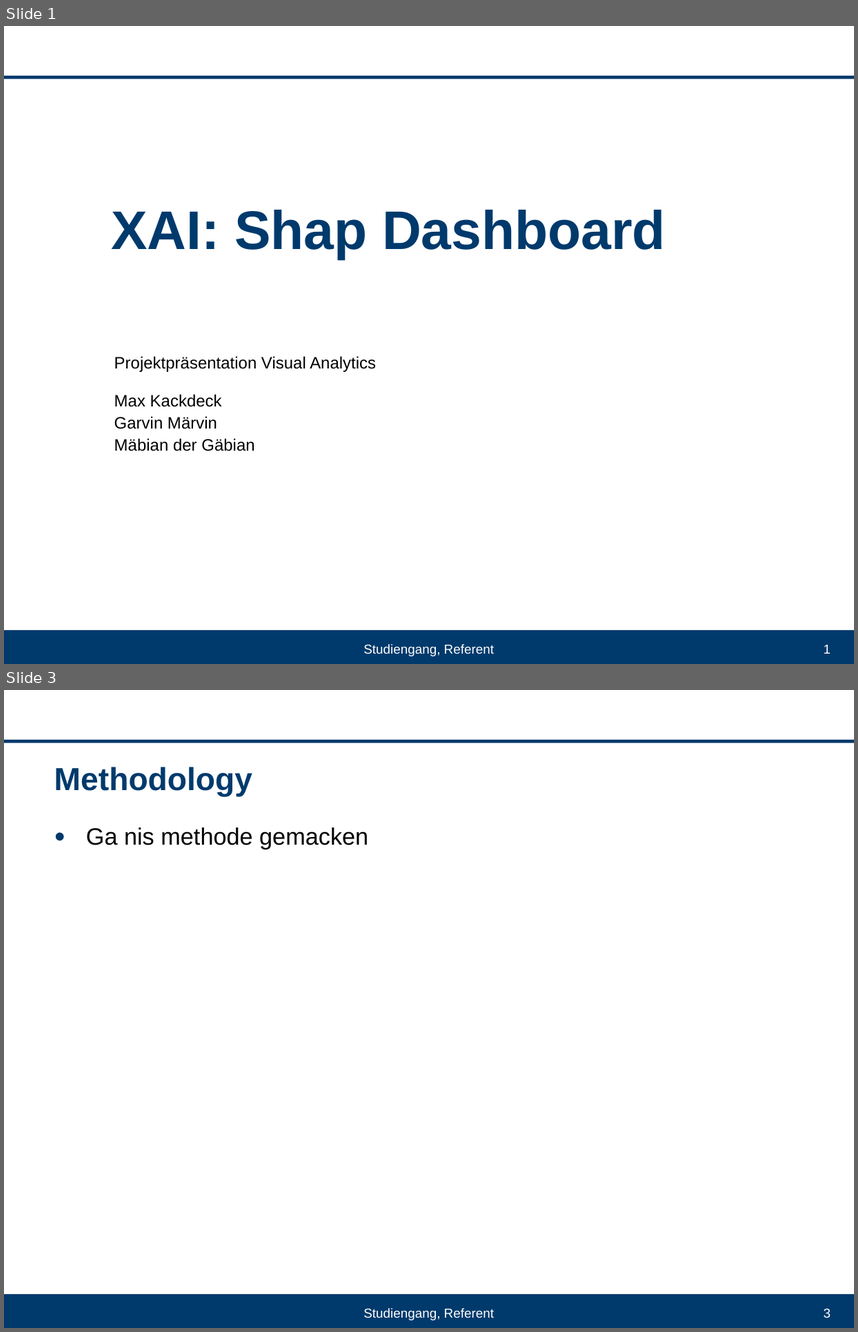
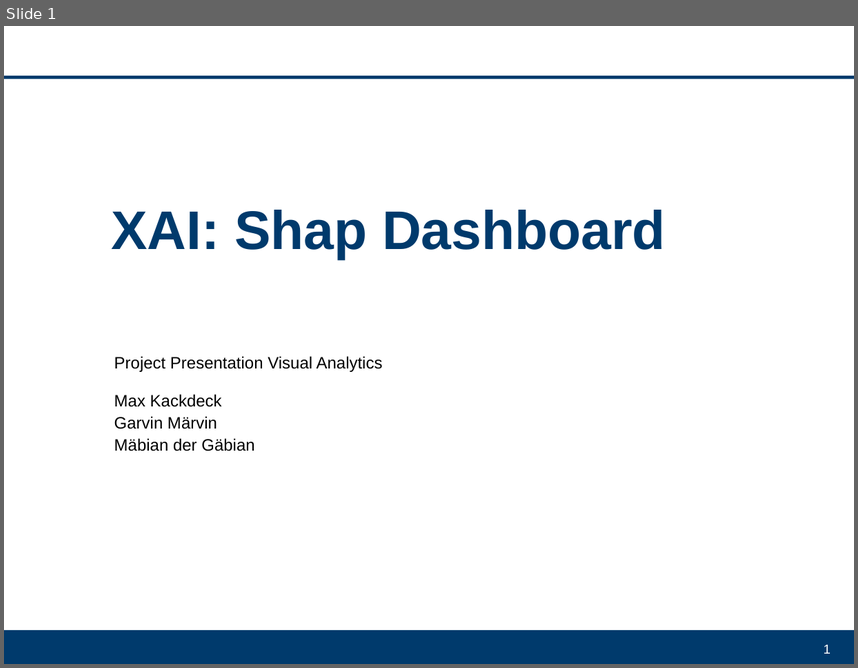
Before and after one commit to DrFab1/va_explainable_ai, a slide deck: VA_Projekt.ppt. Shown one above the other, each under a label of ours: slides 1 and 3 before the commit, slide 1 after it; the slides between them are not shown. The pictures are 858x1332 and 858x668 pixels, drawn with LibreOffice and Linux fonts; fonts in the diff are those of the drawing; background and template pictures are left out. Boxes give left, top, right and bottom in pixels: in the first picture for what was removed or moved away, otherwise in the second. Text is boxed around its words. In the diff, an @@ line names an element or a change of style, - is before the commit and + after.

```diff
--- a/VA_Projekt.ppt
+++ b/VA_Projekt.ppt
@@ slide 3 removed at [4,690,854,1328], background #FFFFFF; not listed: 2 template elements that a slide beside it also shows @@
@@ title removed at [54,767,252,796] @@
-Methodology
@@ text removed at [86,827,368,849] @@
-● Ga nis methode gemacken
@@ text removed at [363,1308,494,1320] @@
-Studiengang, Referent
@@ page number removed at [824,1308,831,1317] @@
-3
@@ slide 1 changed as well @@
@@ subtitle at [114,356,383,372]: text changed @@
-Projektpräsentation Visual Analytics
+Project Presentation Visual Analytics
@@ text removed at [363,644,494,656] @@
-Studiengang, Referent
```
Also in this commit, not shown: 1 other slide changed, 4 slides added, 2 other slides removed.
